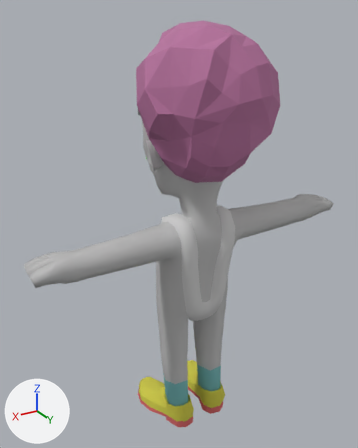
Renders of the FBX model Assets/GreenTree/Models/CharactersMixPack2/Multi_materials/Dude_multi_mats.fbx from each side of a commit.
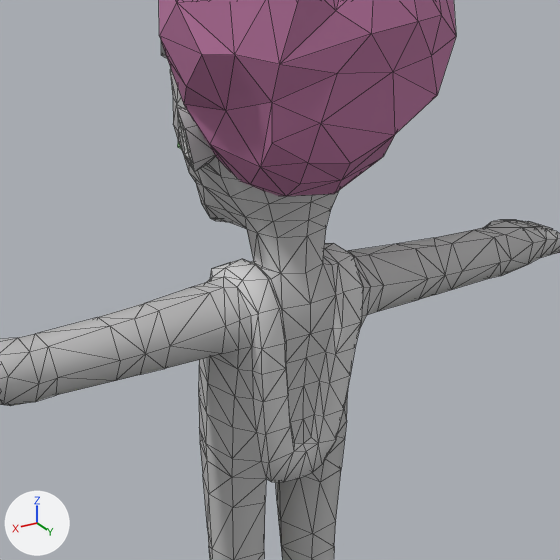
Each version is shown whole from a 50 mm lens placed at (1.28, 1.96, 2.22), pointed at (0.05, -0.08, 1.2), then close up on the part from 17% to 92% of the width and 20% to 80% of the height. Every picture has the same lights, and +X, +Y and +Z are marked at lower left. The close-ups show mesh edges as thin lines. Where no turn or scale is listed for an object, it has been applied to the vertices.

Names of what the first close-up shows: 'Dude'.
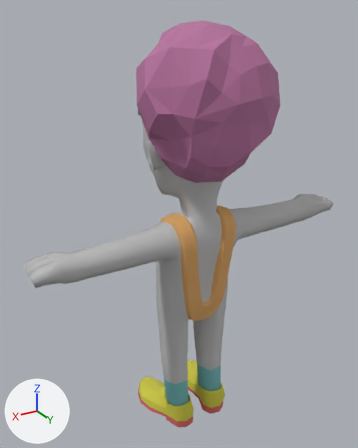
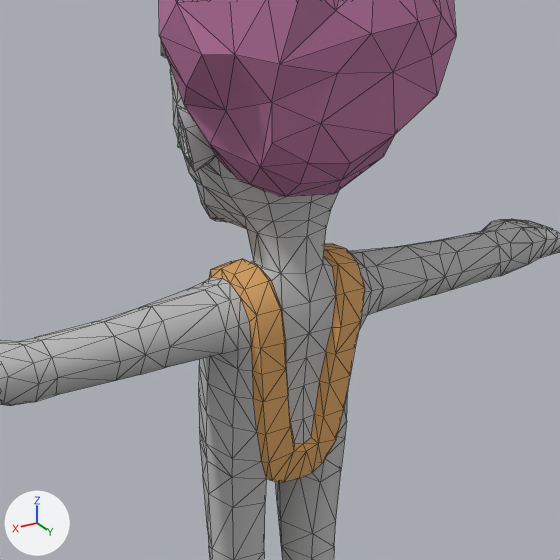
Where the change shows, as pixel boxes [x1, y1, x2, y2] in the close-ups (560 x 560 px):
part 1 of me_mesh, built on: [0, 221, 533, 383] in both
part 2 of me_mesh, recoloured: [252, 256, 363, 482] in both

What the commit changed:
Material '07' (mat_07) is new.
Its base color is (0.725, 0.384, 0.129) (orange #dda765).
Its roughness is 0.859.
me_mesh is used by ob_dude; location (0.0, 0.0, 0.0).
me_mesh had 984 vertices, 1850 faces and spanned x -0.88..0.88, y -0.36..0.36, z 0.0..2.18.
me_mesh now has 1002 vertices, 1886 faces and spans x -0.88..0.88, y -0.36..0.36, z 0.0..2.18.
Part 1, on me_mesh:
4 vertices are removed from x -0.63..0.63, y -0.01..0.0, z 1.23..1.27.
46 faces are deleted.
6 vertices in x -0.64..0.64, y 0.07, z 1.24..1.25 move by (0.0, 0.02, -0.02).
6 vertices in x -0.67..0.67, y -0.01..0.12, z 1.2..1.23 move by (0.0, 0.0, -0.01).
4 vertices in x -0.23..0.23, y 0.05, z 1.26 move by (0.0, 0.03, -0.02).
4 vertices in x -0.23..0.23, y -0.04..-0.03, z 1.24 move by (0.0, -0.01, 0.0).
4 vertices in x -0.68..0.68, y 0.08, z 1.23..1.28 move by (0.0, 0.01, -0.01).
4 vertices in x -0.37..0.37, y -0.01..0.0, z 1.24..1.29 move by (0.0, -0.01, -0.01).
10 vertices move from x -0.49..0.49, y 0.0..0.12, z 1.21..1.3 to x -0.49..0.49, y -0.01..0.12, z 1.19..1.3.
14 vertices are added at x -0.68..0.68, y -0.01..0.05, z 1.22..1.29.
6 new vertices lie (0.0, -0.06, 0.01) away from vertices in x -0.64..0.64, y 0.07, z 1.24..1.25.
62 new faces join them, mat_01 (grey #bebebe).
16 new faces join them, mat_07 (orange #dda765).
me_mesh part 2: 206 faces spanning x -0.17..0.17, y -0.22..0.14, z 0.67..1.3 switch from mat_02 (light grey #d3d3d3) to mat_07 (orange #dda765).
